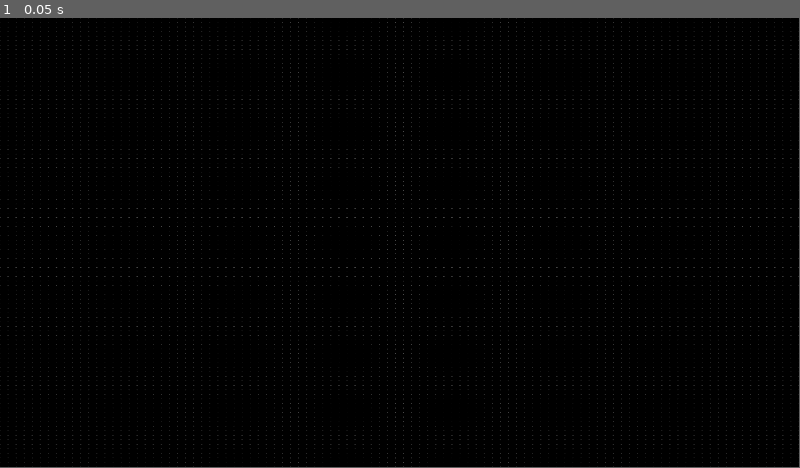
Above: before the commit, frame 1.
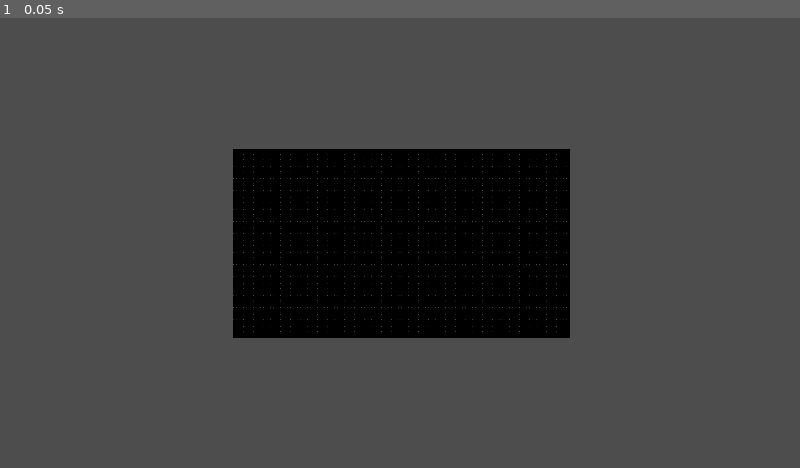
Above: after the commit, the same moment.

Repository: Trylat/Conaway_Game_Of_Life
Game: Godot game, scene res://grid.tscn
Same seed, same stepped clock (60 frames per second), same inputs: the game is played once before the commit and once after it. The engine's default icon, where the game draws it, is replaced by a stand-in: a white triangle on a blue panel in a dark square.
Inputs:
- Up to frame 1 (0.05 s): no input
In our replay, the window is 799x449 before the commit and 800x450 after it. These sizes can differ from the game's own. Grey fills any space a smaller window leaves; there, only what the larger window draws over its background counts as a difference.

The runs differ from the first frame. In frame 1, 82% of the frame differs, in the area x 0-100%, y 0-100%.

Commit message:
export
Export a playable build

Diff:
--- a/grid.tscn
+++ b/grid.tscn
@@ -22,6 +22,6 @@
 format = 2
 script = ExtResource("1_i4xia")
 width = 100
-height = 100
+height = 110
 
 [node name="Camera2D" type="Camera2D" parent="."]
--- a/project.godot
+++ b/project.godot
@@ -14,11 +14,14 @@
 run/main_scene="res://grid.tscn"
 config/features=PackedStringArray("4.1", "Forward Plus")
 config/icon="res://icon.svg"
+config/macos_native_icon="res://icon.svg"
+config/windows_native_icon="res://icon.ico"
 
 [display]
 
 window/size/viewport_width=1920
 window/size/viewport_height=1080
+window/stretch/mode="canvas_items"
 
 [input]
 
Not shown, added: export_presets.cfg
Not shown, added: icon.ico
Not shown, added: Conaway Game Of Life.console.exe
Not shown, added: Conaway Game Of Life.exe
Not shown, added: Conaway Game Of Life.zip
Not shown, changed: README.md
Not shown, removed: gri283B.tmp
Not shown, removed: griFF71.tmp
